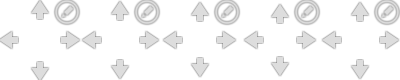
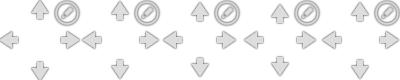
Comparing the layer stacks of the two 400x80 images. Changes:
added layer "Pasted Layer copy" above "i #1" over [54, 1, 400, 26]
added layer "i #1" above "i" over [0, 0, 399, 80]
painted on "i" over [0, 0, 400, 80]
removed layer "i copy" over [0, 0, 400, 80]
